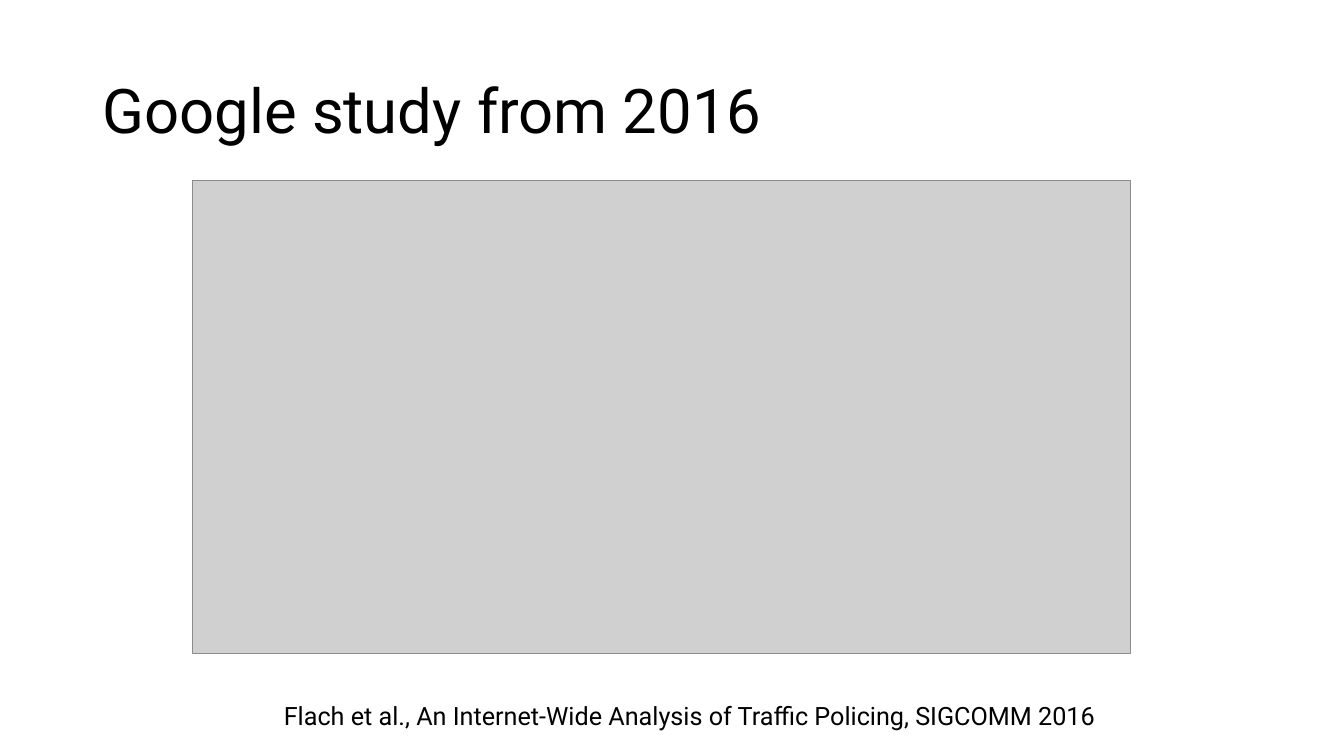
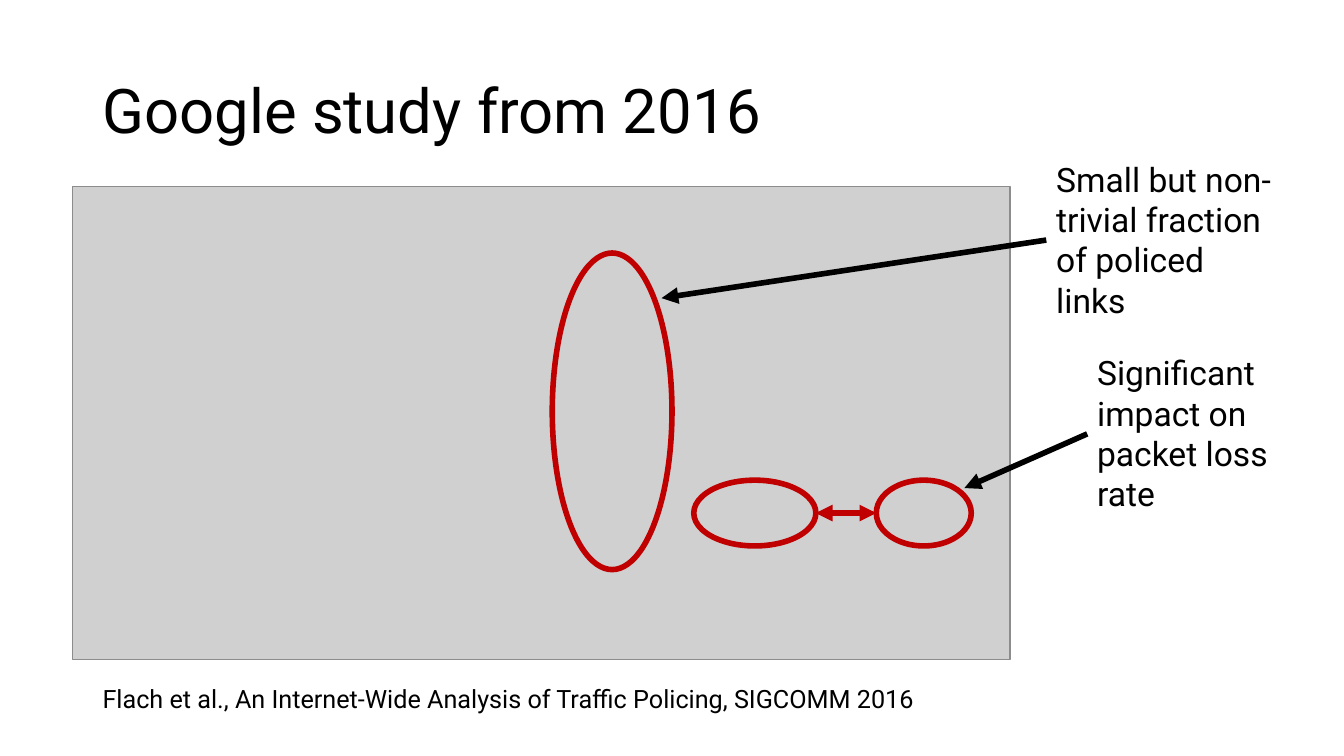
Before and after one commit to ngsrinivas/coursegen, a slide deck: slide 32 of ex/352-S21/staging/352-S21/lectures/network-qos.pptx (slide 31 before the commit). Drawn at 1344x756 pixels with LibreOffice and Linux fonts; fonts in the diff are those of the drawing; grey boxes stand for pictures. Boxes give left, top, right and bottom in pixels: in the first picture for what was removed or moved away, otherwise in the second. Text is boxed around its words. In the diff, an @@ line names an element or a change of style, - is before the commit and + after.

```diff
--- a/ex/352-S21/staging/352-S21/lectures/network-qos.pptx
+++ b/ex/352-S21/staging/352-S21/lectures/network-qos.pptx
@@ text added at [1056, 166, 1271, 314], 24 pt, text #000000 @@
+Small but non-trivial fraction of policed links
@@ picture: place and size @@
-picture at [193, 180, 1130, 654]
+picture at [73, 187, 1010, 660]
@@ ellipse added at [553, 253, 673, 570], outline #C00000 4 pt @@
@@ arrow added from (1047, 240) to (661, 298), #000000 4 pt @@
@@ text added at [1097, 359, 1268, 507], 24 pt, text #000000 @@
+Significant impact on packet loss rate
@@ arrow added from (1088, 434) to (965, 488), #000000 4 pt @@
@@ ellipse added at [694, 480, 816, 545], outline #C00000 4 pt @@
@@ ellipse added at [876, 480, 971, 545], outline #C00000 4 pt @@
@@ double arrow added from (816, 513) to (876, 513), #C00000 4 pt @@
@@ text "Flach et al., An Internet-Wide ...": place and size @@
-text "Flach et al., An Internet-Wide ..." at [284, 706, 1095, 731]
+text "Flach et al., An Internet-Wide ..." at [103, 689, 914, 714]
```
Also in this commit, not shown: 14 other slides changed, 11 slides added, 9 slides removed, 1 other file.
